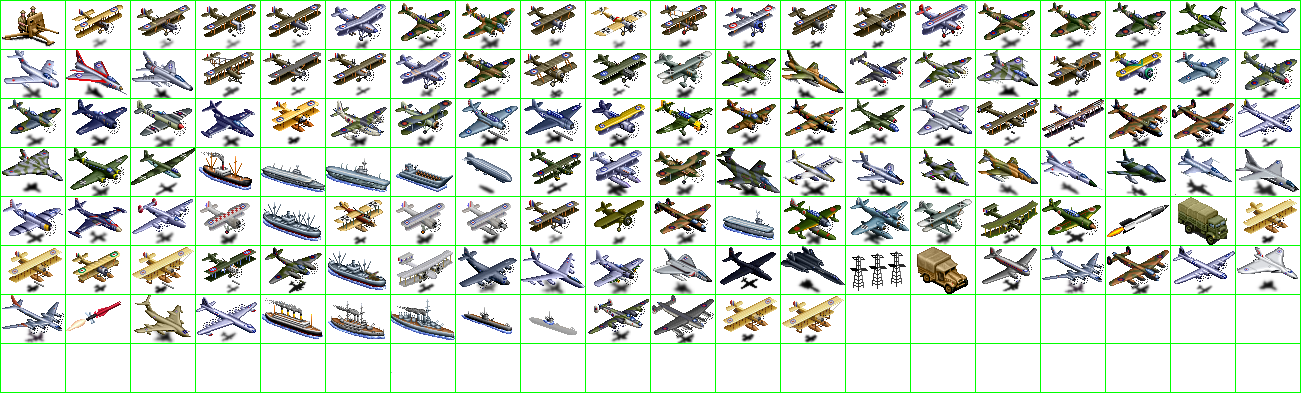
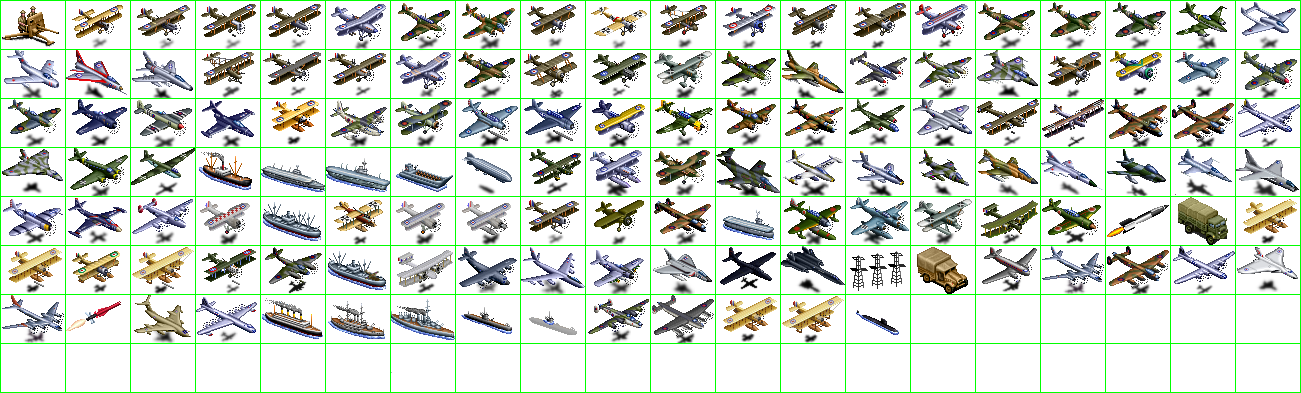
Layers edited between the first and the second 1301×393 image:
added layer "nu" above "units" over [856, 310, 899, 335]
